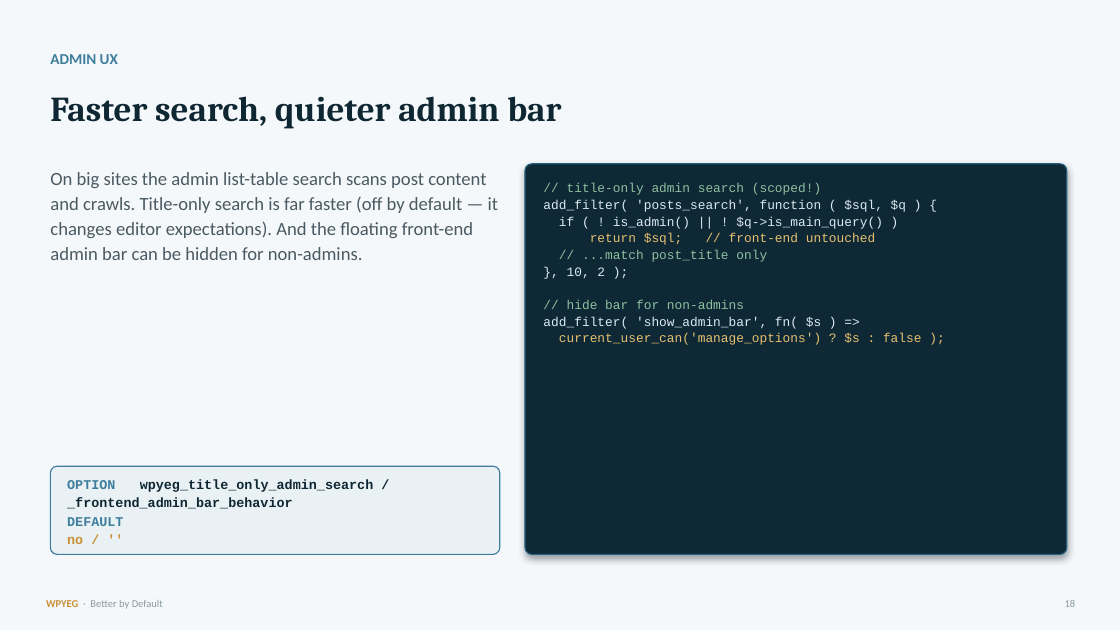
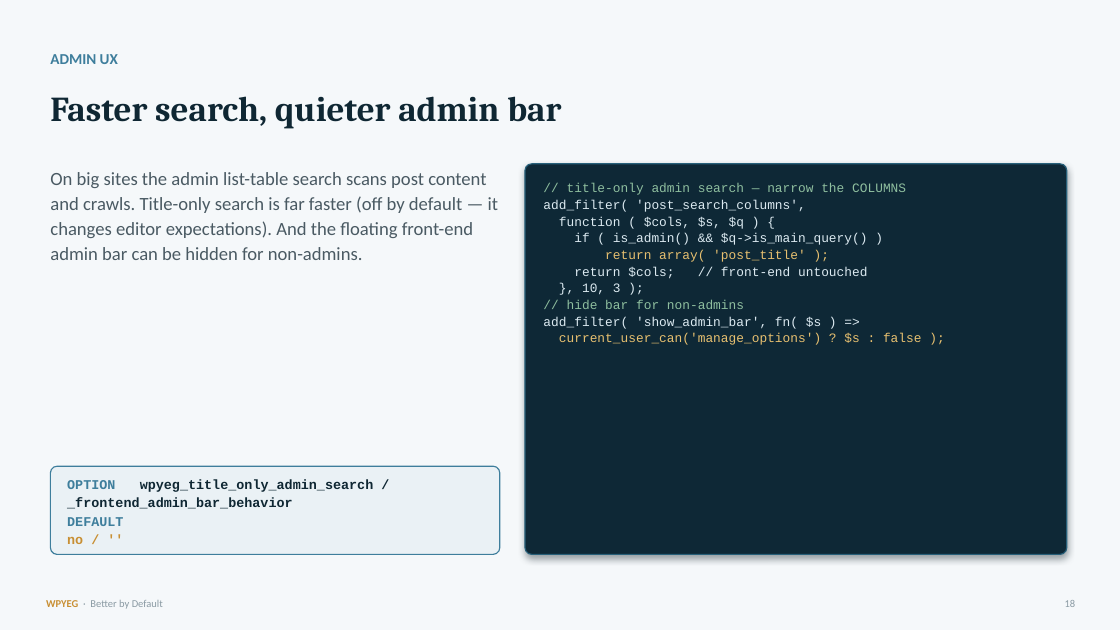
Before and after one commit to WPYEG/Better-by-Default, a slide deck: slide 18 of workshop/Better-by-Default.pptx. Drawn at 1120x630 pixels with LibreOffice and Linux fonts; fonts in the diff are those of the drawing. Boxes give left, top, right and bottom in pixels: in the first picture for what was removed or moved away, otherwise in the second. Text is boxed around its words. In the diff, an @@ line names an element or a change of style, - is before the commit and + after.

```diff
--- a/workshop/Better-by-Default.pptx
+++ b/workshop/Better-by-Default.pptx
@@ text at (543,183,906,294): text changed @@
-// title-only admin search (scoped!)
-add_filter( 'posts_search', function ( $sql, $q ) {
-if ( ! is_admin() || ! $q->is_main_query() )
-return $sql; // front-end untouched
-// ...match post_title only
-}, 10, 2 );
+// title-only admin search — narrow the COLUMNS
+add_filter( 'post_search_columns',
+function ( $cols, $s, $q ) {
+if ( is_admin() && $q->is_main_query() )
+return array( 'post_title' );
+return $cols; // front-end untouched
+}, 10, 3 );
```
Also in this commit, not shown: 7 other slides changed, 2 other files.
